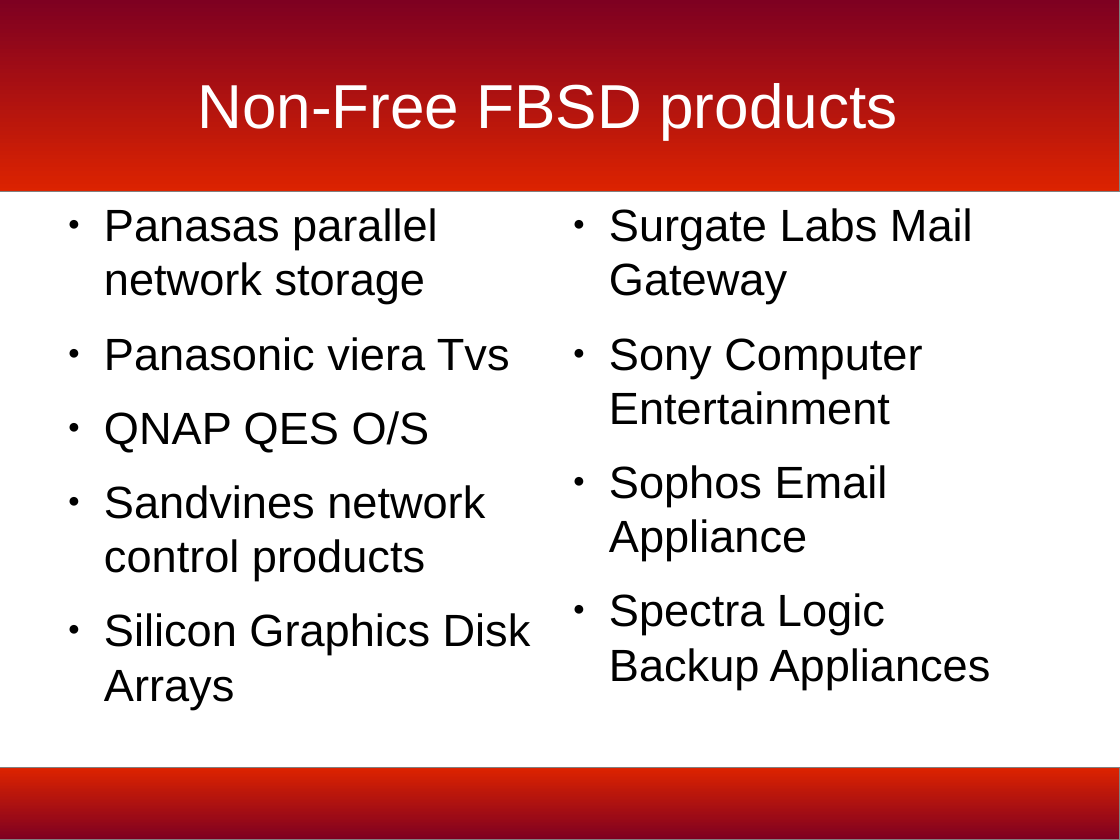
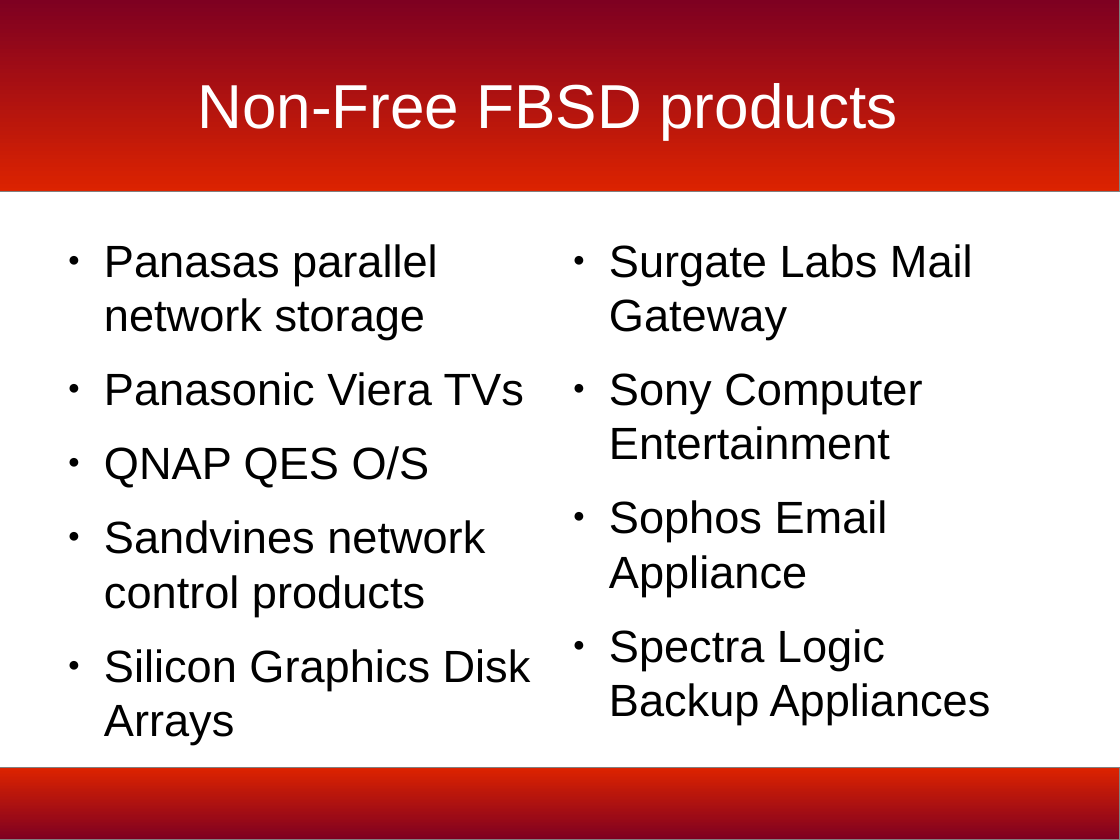
Before and after one commit to bmac2/BSD-Meetup-Files, a slide deck: slide 21 of bsd-history-slides.odp. Drawn at 1120x840 pixels with LibreOffice and Linux fonts; fonts in the diff are those of the drawing; background and template pictures are left out. Boxes give left, top, right and bottom in pixels: in the first picture for what was removed or moved away, otherwise in the second. Text is boxed around its words. In the diff, an @@ line names an element or a change of style, - is before the commit and + after.

```diff
--- a/bsd-history-slides.odp
+++ b/bsd-history-slides.odp
@@ text "Panasas parallel network storage": place and size @@
-text "Panasas parallel network storage" at [104, 208, 531, 709]
+text "Panasas parallel network storage" at [104, 244, 531, 745]
@@ text "Surgate Labs Mail Gateway": place and size @@
-text "Surgate Labs Mail Gateway" at [609, 208, 991, 689]
+text "Surgate Labs Mail Gateway" at [609, 244, 991, 725]
@@ text at [104, 372, 524, 406]: text changed @@
-● Panasonic viera Tvs
+● Panasonic Viera TVs
```
Also in this commit, not shown: 29 other slides changed.
